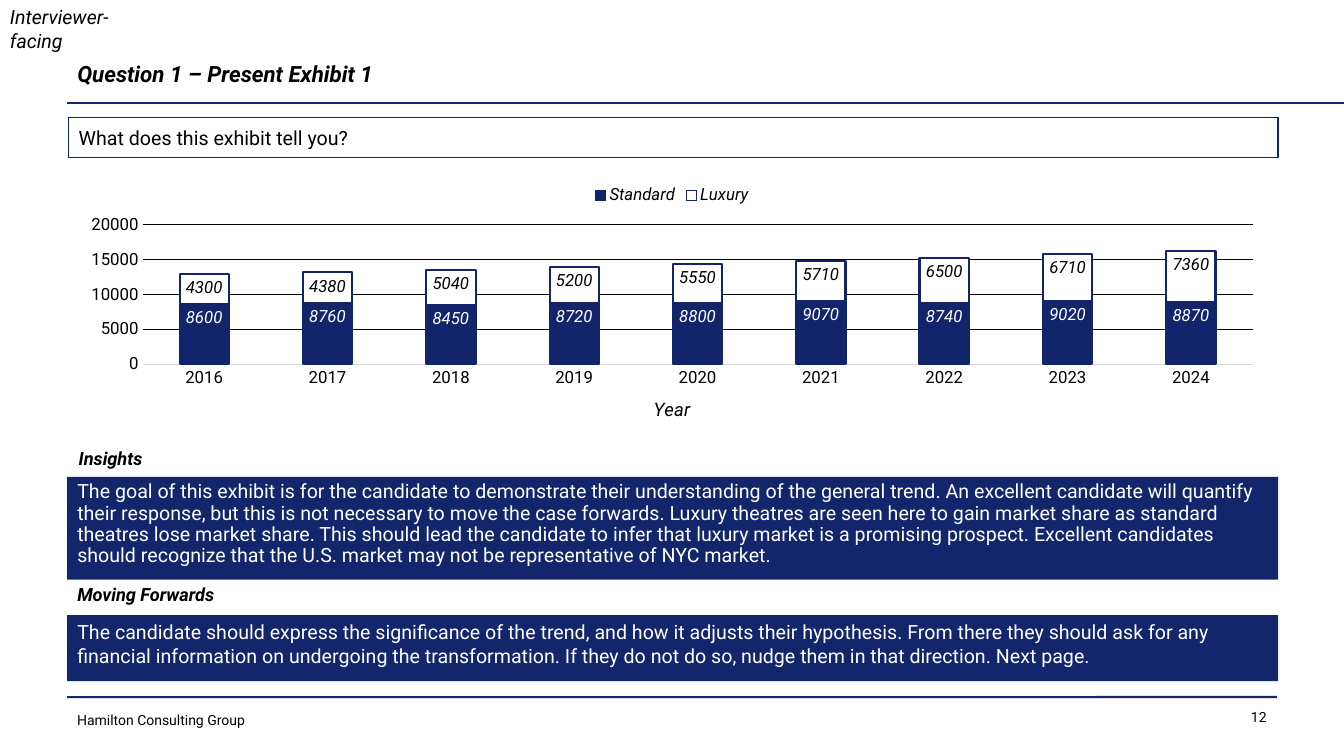
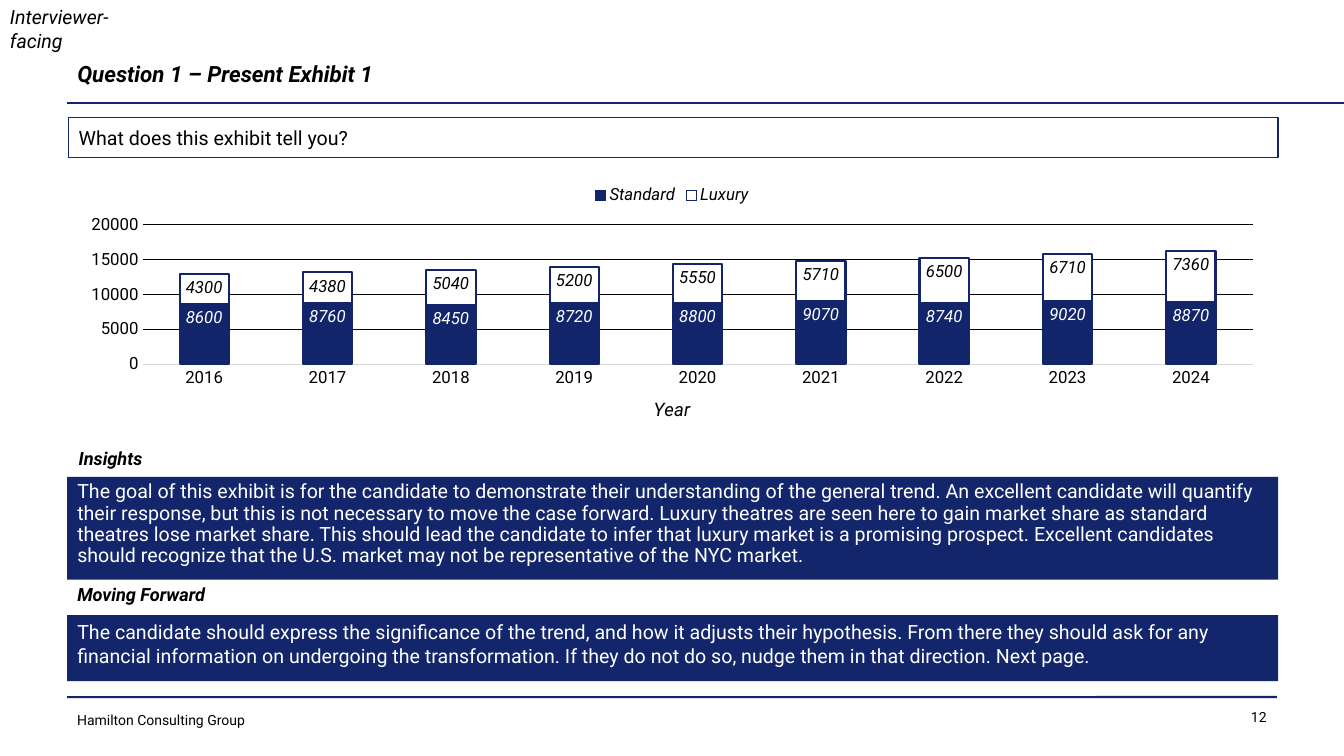
Before and after one commit to jahoward-ai/ubiquitous-dollop, a slide deck: slide 12 of files/case-interview-crash-course.pptx. Drawn at 1344x756 pixels with LibreOffice and Linux fonts; fonts in the diff are those of the drawing. Boxes give left, top, right and bottom in pixels: in the first picture for what was removed or moved away, otherwise in the second. Text is boxed around its words. In the diff, an @@ line names an element or a change of style, - is before the commit and + after.

```diff
--- a/files/case-interview-crash-course.pptx
+++ b/files/case-interview-crash-course.pptx
@@ text at (77, 483, 1253, 566): text changed @@
-The goal of this exhibit is for the candidate to demonstrate their understanding of the general trend. An excellent candidate will quantify their response, but this is not necessary to move the case forwards. Luxury theatres are seen here to gain market share as standard theatres lose market share. This should lead the candidate to infer that luxury market is a promising prospect. Excellent candidates should recognize that the U.S. market may not be representative of NYC market.
+The goal of this exhibit is for the candidate to demonstrate their understanding of the general trend. An excellent candidate will quantify their response, but this is not necessary to move the case forward. Luxury theatres are seen here to gain market share as standard theatres lose market share. This should lead the candidate to infer that luxury market is a promising prospect. Excellent candidates should recognize that the U.S. market may not be representative of the NYC market.
@@ text at (77, 587, 205, 605): text changed @@
-Moving Forwards
+Moving Forward
```
Also in this commit, not shown: 9 other slides changed, 26 other files.
